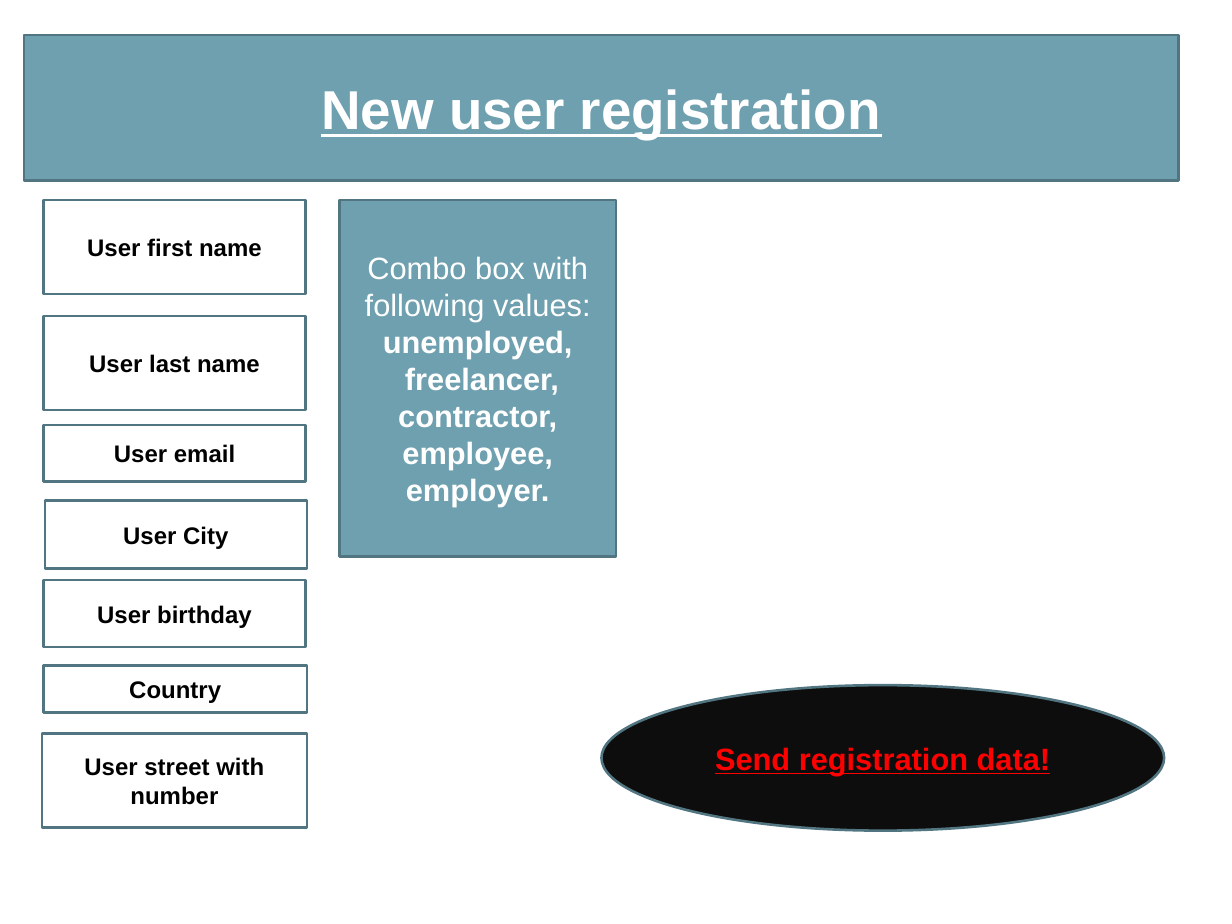
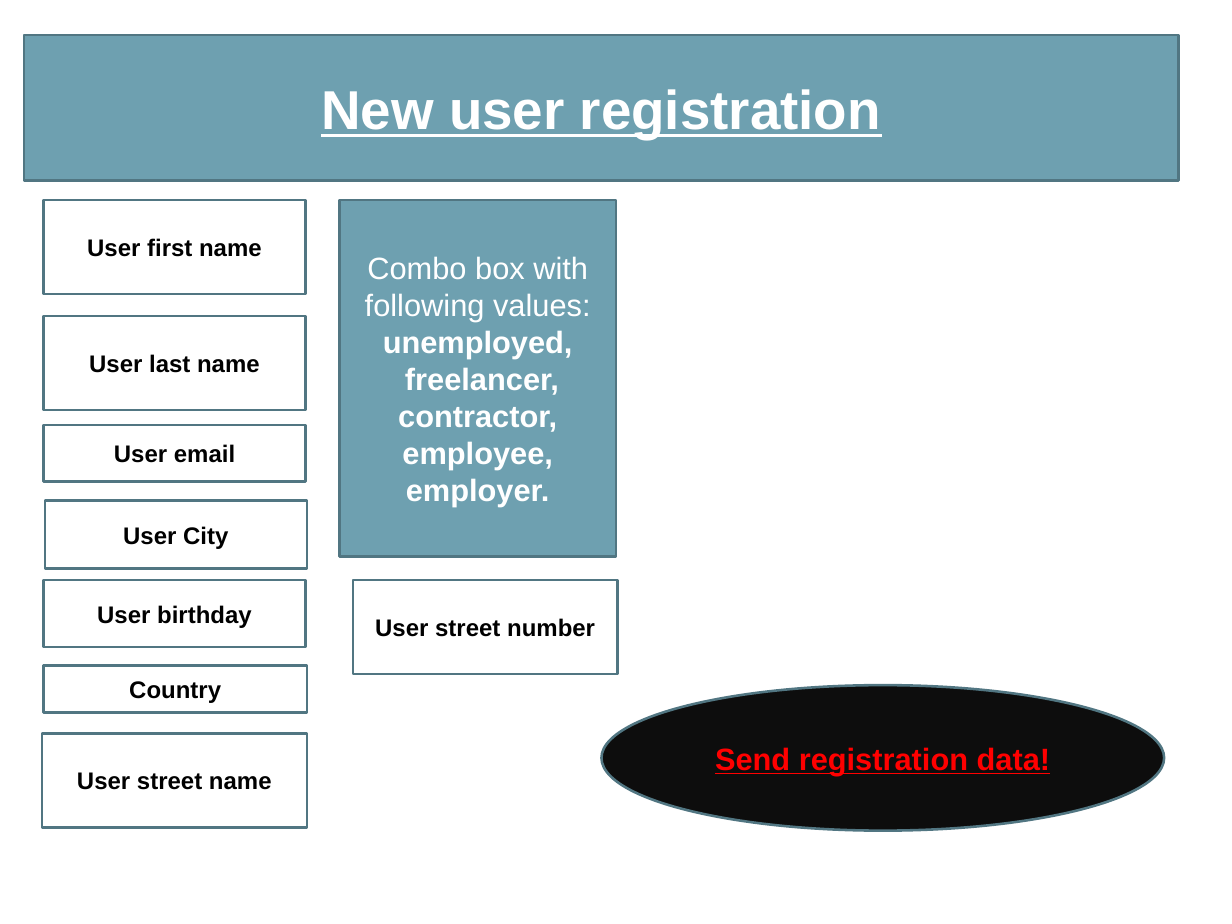
Before and after one commit to orlovskyjavaprofi/jobmanager2020AngularVersion, a slide deck: slide 9 of PraesentationsConceptual/ProjectPraesentation.pptx. Drawn at 1232x924 pixels with LibreOffice and Linux fonts; fonts in the diff are those of the drawing. Boxes give left, top, right and bottom in pixels: in the first picture for what was removed or moved away, otherwise in the second. Text is boxed around its words. In the diff, an @@ line names an element or a change of style, - is before the commit and + after.

```diff
--- a/PraesentationsConceptual/ProjectPraesentation.pptx
+++ b/PraesentationsConceptual/ProjectPraesentation.pptx
@@ rectangle added at (352,580,617,674), fill #FFFFFF, outline #517682 1.5 pt, 14 pt, text #000000, bold @@
+User street number
@@ text in rectangle at (77,772,272,790): text changed @@
-User street with number
+User street name
```
Also in this commit, not shown: 4 other files.
